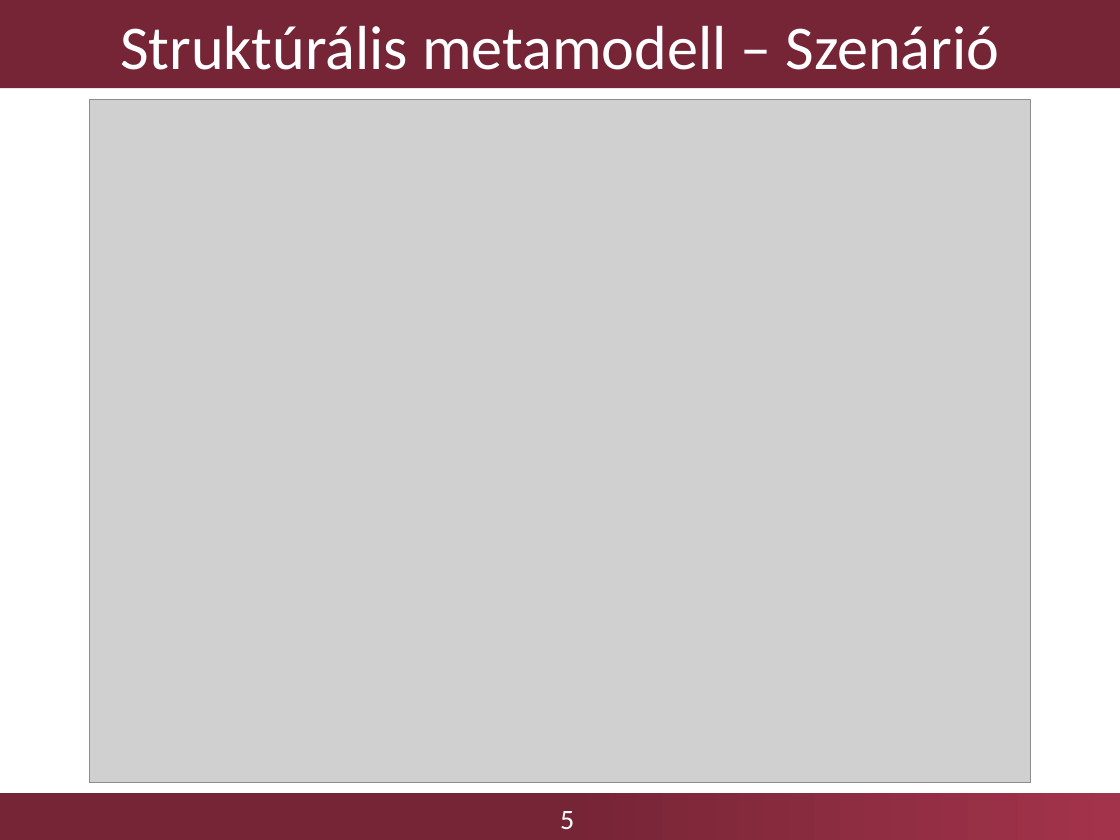
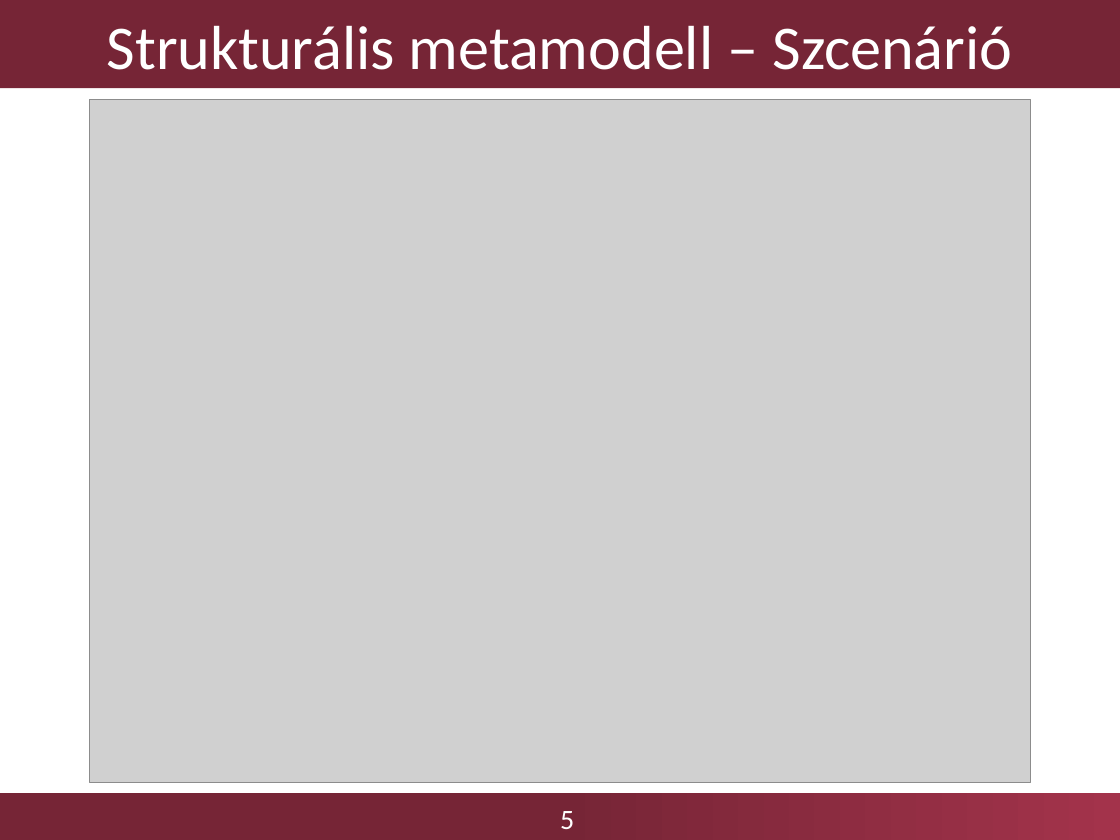
Before and after one commit to FTSRG-MDSD/MDSD-2016-kortargyalo, a slide deck: slide 5 of Presentations/01/mdsd1.pptx. Drawn at 1120x840 pixels with LibreOffice and Linux fonts; fonts in the diff are those of the drawing; grey boxes stand for pictures; background and template pictures are left out. Boxes give left, top, right and bottom in pixels: in the first picture for what was removed or moved away, otherwise in the second. Text is boxed around its words. In the diff, an @@ line names an element or a change of style, - is before the commit and + after.

```diff
--- a/Presentations/01/mdsd1.pptx
+++ b/Presentations/01/mdsd1.pptx
@@ title at <box>107,25,1012,70</box>: text changed @@
-Struktúrális metamodell – Szenárió
+Strukturális metamodell – Szcenárió
```
Also in this commit, not shown: 5 other slides changed, 1 other file.
